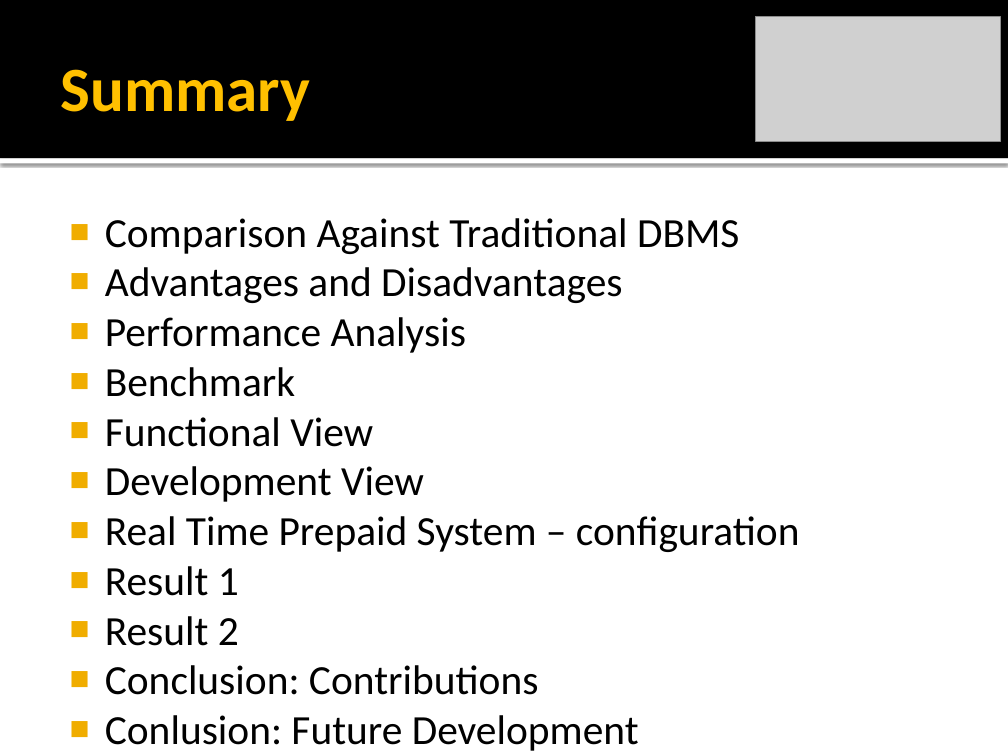
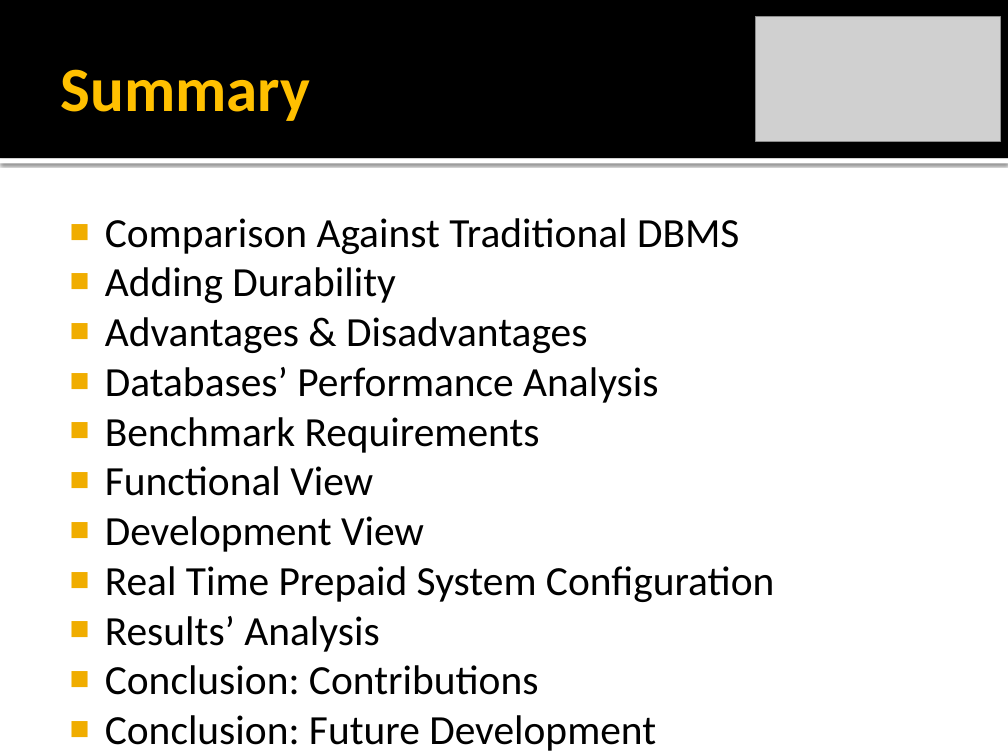
Before and after one commit to rickilama54/portable-db-bench, a slide deck: slide 4 of tesi/presentazione/Barbagallo-IMDB.pptx. Drawn at 1008x756 pixels with LibreOffice and Linux fonts; fonts in the diff are those of the drawing; grey boxes stand for pictures. Boxes give left, top, right and bottom in pixels: in the first picture for what was removed or moved away, otherwise in the second. Text is boxed around its words. In the diff, an @@ line names an element or a change of style, - is before the commit and + after.

```diff
--- a/tesi/presentazione/Barbagallo-IMDB.pptx
+++ b/tesi/presentazione/Barbagallo-IMDB.pptx
@@ text at box(105, 267, 658, 453): text changed @@
-■ Advantages and Disadvantages
-■ Performance Analysis
-■ Benchmark
+■ Adding Durability
+■ Advantages & Disadvantages
+■ Databases’ Performance Analysis
+■ Benchmark Requirements
@@ text at box(105, 566, 774, 652): text changed @@
-■ Real Time Prepaid System – configuration
-■ Result 1
-■ Result 2
+■ Real Time Prepaid System Configuration
+■ Results’ Analysis
@@ text at box(105, 715, 656, 751): text changed @@
-■ Conlusion: Future Development
+■ Conclusion: Future Development
```
Also in this commit, not shown: 6 other slides changed, 1 slide added.
